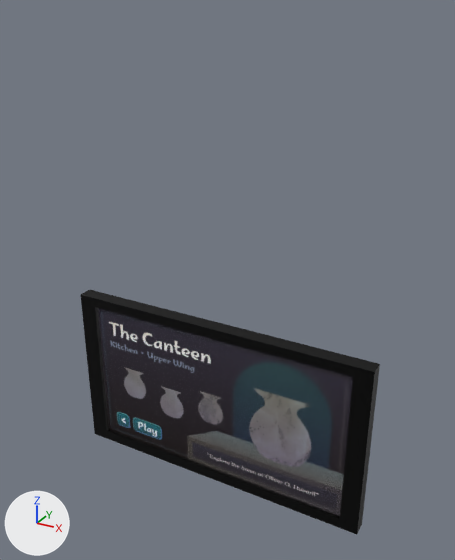
Two versions of the FBX model Geist Heist/Assets/Models/Kiosk/Kiosk.fbx, one commit apart.
Rendered twice from a camera (50 mm lens) standing at (4.78, -7.92, 6.61) and looking at (-0.06, 0.88, 2.21). Arrows for +X, +Y and +Z are at lower left; the lights stay in place. The picture after the commit comes second. Where no turn or scale is listed for an object, it has been applied to the vertices.

The first picture shows 'Cube', 'TheImage.001'.
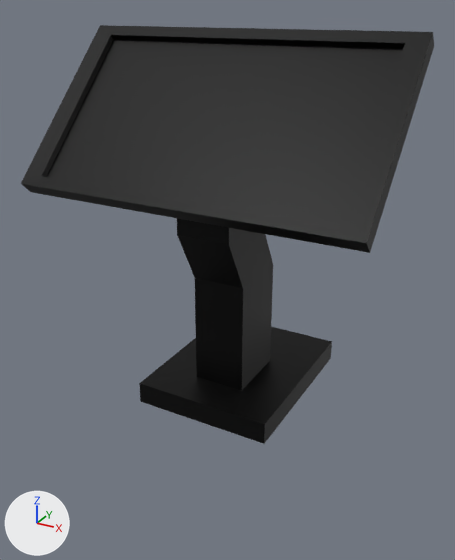
The change, as a list of edits to the scene's bpy script:
```text
Change me_cube_001:
    used by ob_cube; location = (0.0, 0.31, 0.0); rotation_euler = (0.0, 0.0, 1.571), in degrees (0, 0, 90); scale = (0.125, 2.65, 1.5)
    remove me_cube_001.from_pydata(...)  # 24 vertices, 20 faces; spans x -1.06..1.82, y -1.06..1.06, z -1.06..1.06
    add me_cube_001.from_pydata(...)  # 54 vertices, 50 faces; spans x -1.06..42.62, y -1.06..1.06, z -2.65..1.06
    me_cube_001 part 1
    2 faces are deleted
    8 vertices move from x 1.06..1.82, y -0.43..0.43, z -0.43..0.43 to x 1.06..7.68, y -0.18..0.43, z -0.43..0.67
    25 vertices are added at x 7.78..42.62, y -0.47..0.46, z -2.65..-0.46
    5 new vertices lie (0.0, 0.93, 0.0) away from vertices in x 22.76..42.62, y -0.47, z -2.65..-1.02
    32 new faces join them
Remove ob_theimage_001:
    ob_theimage_001 = bpy.data.objects.new('TheImage.001', me_theimage)
    ob_theimage_001.location = (0.0, 0.24, 0.0)
Change ob_cube:
    ob_cube.location: (0.0, 0.31, 0.0) -> (0.0, 0.31, 5.03)
    ob_cube.rotation_euler: (0.0, 0.0, 1.571) -> (0.0, 0.778, 1.571)  # degrees (0, 0, 90) -> degrees (0, 45, 90)
```

Where the change shows, as pixel boxes (x1, y1, x2, y2) in the pictures (455 x 560 px):
'Cube', reshaped, moved, turned: before (80, 290, 380, 534); after (21, 25, 434, 444)
'TheImage.001', deleted: before (109, 322, 318, 496)
part 1 of me_cube_001, reshaped (black): after (139, 218, 332, 444)
